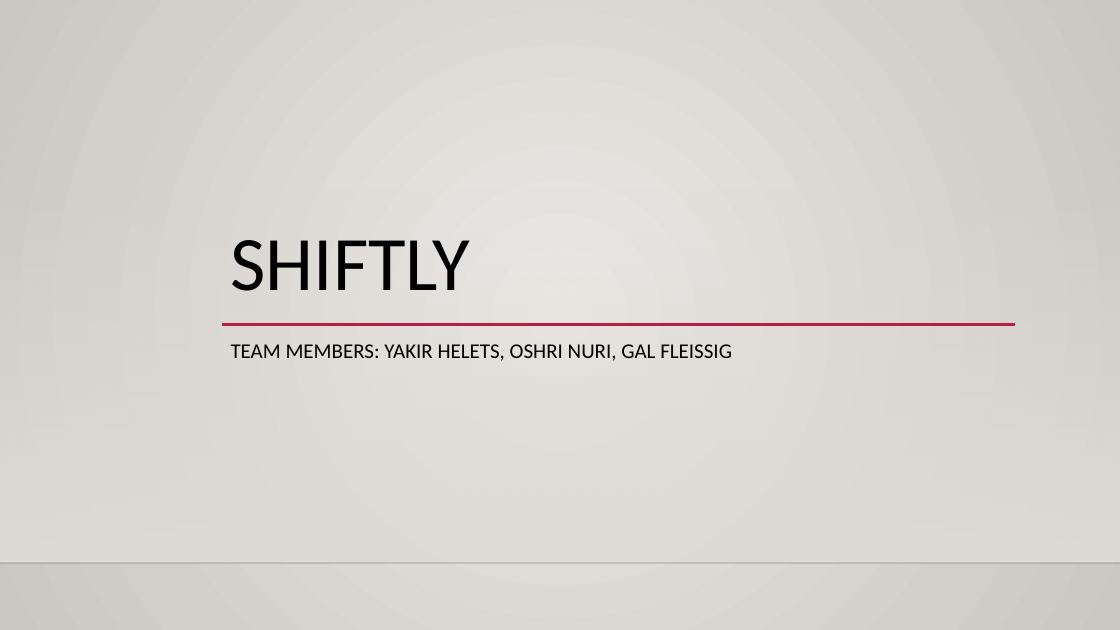
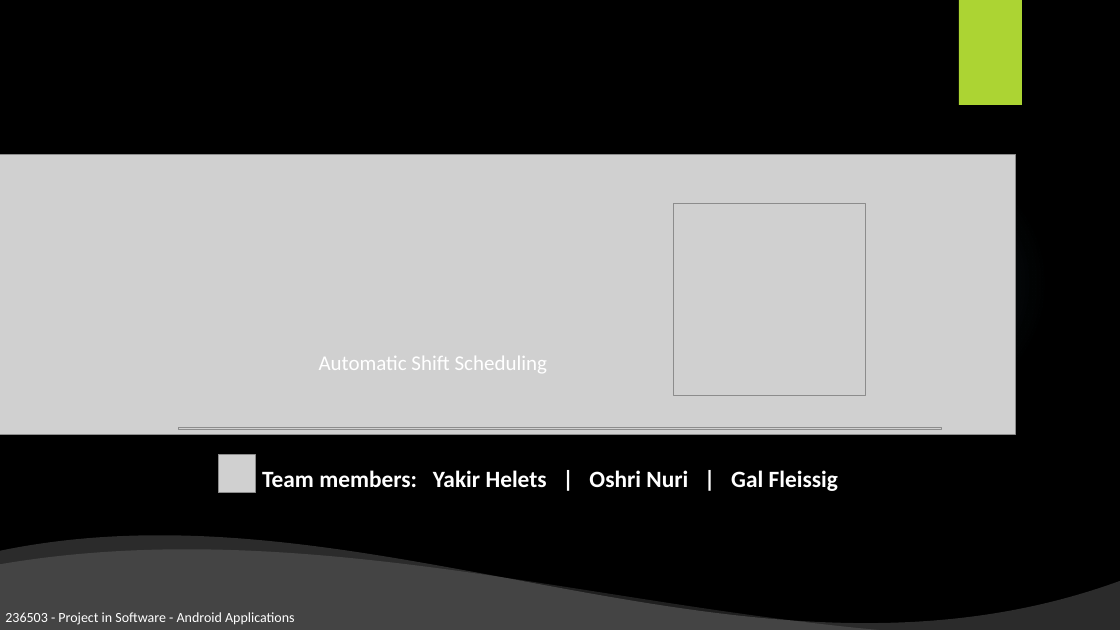
Before and after one commit to shiftlyapp/Shiftly, a slide deck: slide 1 of Backlog.pptx. Drawn at 1120x630 pixels with LibreOffice and Linux fonts; fonts in the diff are those of the drawing; grey boxes stand for pictures; background and template pictures are left out. Boxes give left, top, right and bottom in pixels: in the first picture for what was removed or moved away, otherwise in the second. Text is boxed around its words. In the diff, an @@ line names an element or a change of style, - is before the commit and + after.

Commit message:
Upload a revised presentation

```diff
--- a/Backlog.pptx
+++ b/Backlog.pptx
@@ background gradient #ECEAE7 to #CAC7C1 to picture (left out) @@
@@ rectangle added at [959, 0, 1022, 105], fill #ACD433 @@
@@ picture added at [0, 154, 1015, 434] @@
@@ ellipse added at [791, 154, 1049, 413], fill gradient #7AC4F0 @@
@@ rectangle removed at [0, 186, 1120, 563] @@
@@ picture added at [674, 203, 866, 396] @@
@@ title removed at [231, 240, 470, 291] @@
-SHIFTLY
@@ line removed from (222, 324) to (1016, 324) @@
@@ text added at [319, 356, 547, 373], 18 pt, text #FFFFFF @@
+Automatic Shift Scheduling
@@ subtitle "Team members: Yakir Helets | ..." at [262, 470, 838, 491]: vertical alignment top to middle @@
@@ picture added at [178, 427, 942, 429] @@
@@ picture added at [218, 455, 256, 492] @@
@@ subtitle at [262, 470, 838, 491]: text changed; size 18 to 20 pt; text colour #000000 to #FFFFFF; bold on @@
-TEAM MEMBERS: YAKIR HELETS, OSHRI NURI, GAL FLEISSIG
+Team members: Yakir Helets | Oshri Nuri | Gal Fleissig
@@ wave added at [0, 534, 1120, 630], fill #FFFFFF at 17% opacity @@
@@ line removed from (0, 563) to (1120, 563) @@
@@ wave added at [0, 548, 1120, 630], fill #FFFFFF at 12% opacity @@
@@ text added at [5, 612, 295, 625], 12 pt, text #FFFFFF @@
+236503 - Project in Software - Android Applications
```
Also in this commit, not shown: 24 other slides changed, 1 slide added, 2 slides removed.
